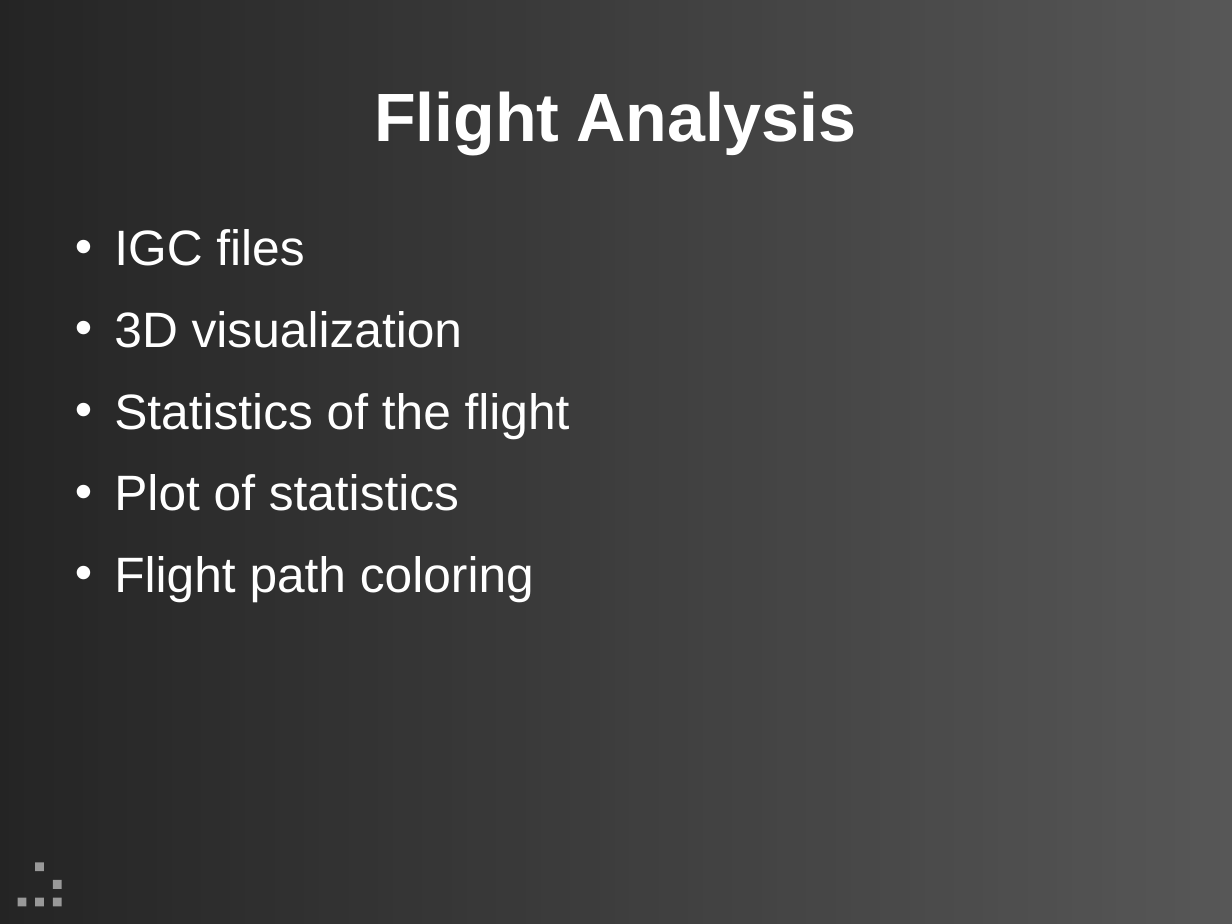
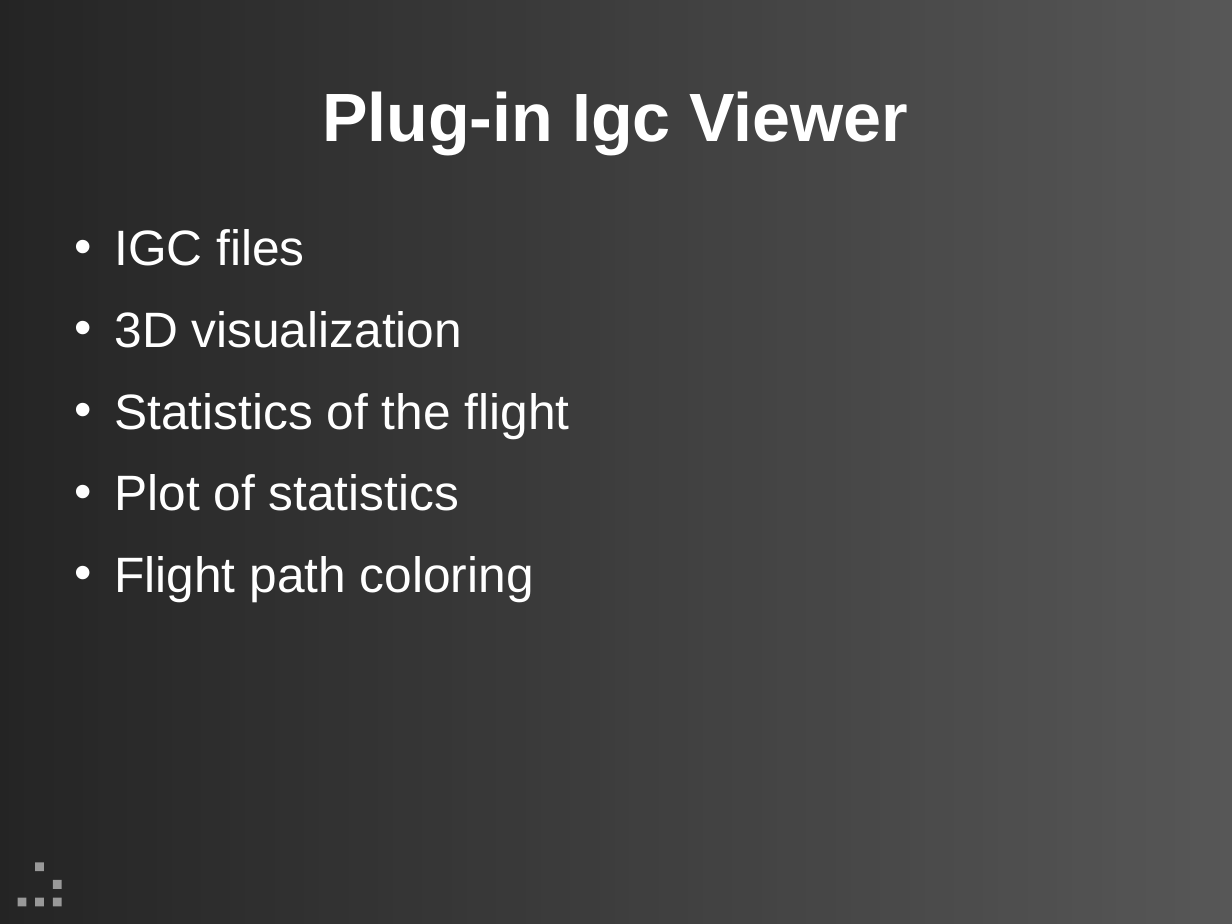
Before and after one commit to updraft/updraft, a slide deck: slide 17 of Docs/presentation.odp (slide 16 before the commit). Drawn at 1232x924 pixels with LibreOffice and Linux fonts; fonts in the diff are those of the drawing; background and template pictures are left out. Boxes give left, top, right and bottom in pixels: in the first picture for what was removed or moved away, otherwise in the second. Text is boxed around its words. In the diff, an @@ line names an element or a change of style, - is before the commit and + after.

```diff
--- a/Docs/presentation.odp
+++ b/Docs/presentation.odp
@@ title at [322, 91, 909, 153]: text changed @@
-Flight Analysis
+Plug-in Igc Viewer
```
Also in this commit, not shown: 10 other slides changed, 6 slides added, 2 slides removed.
